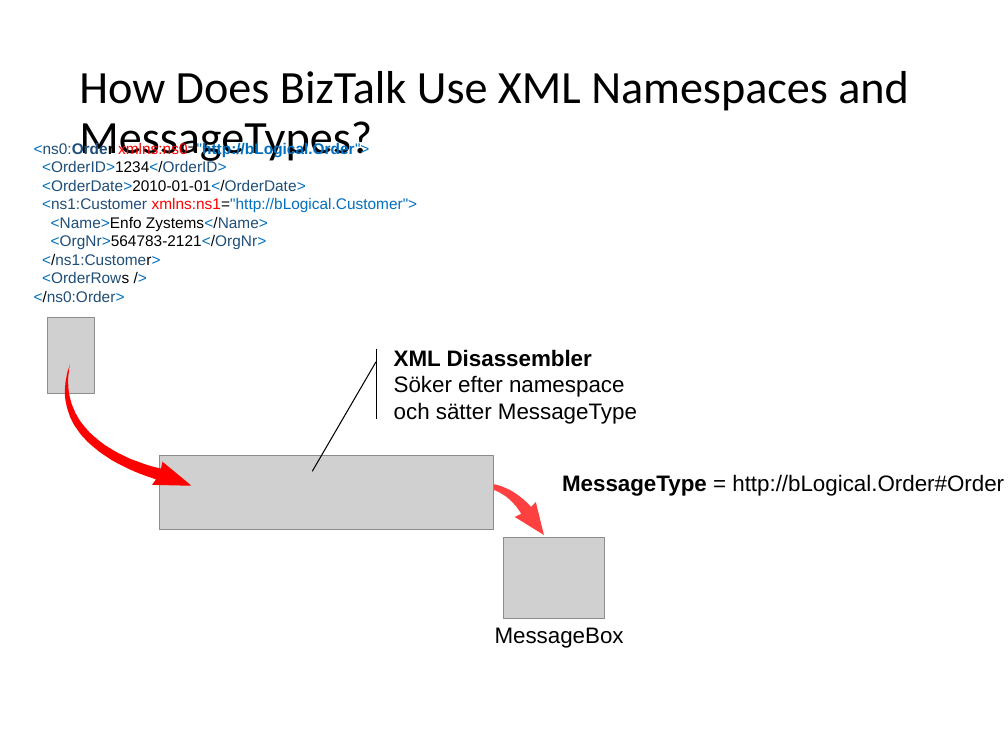
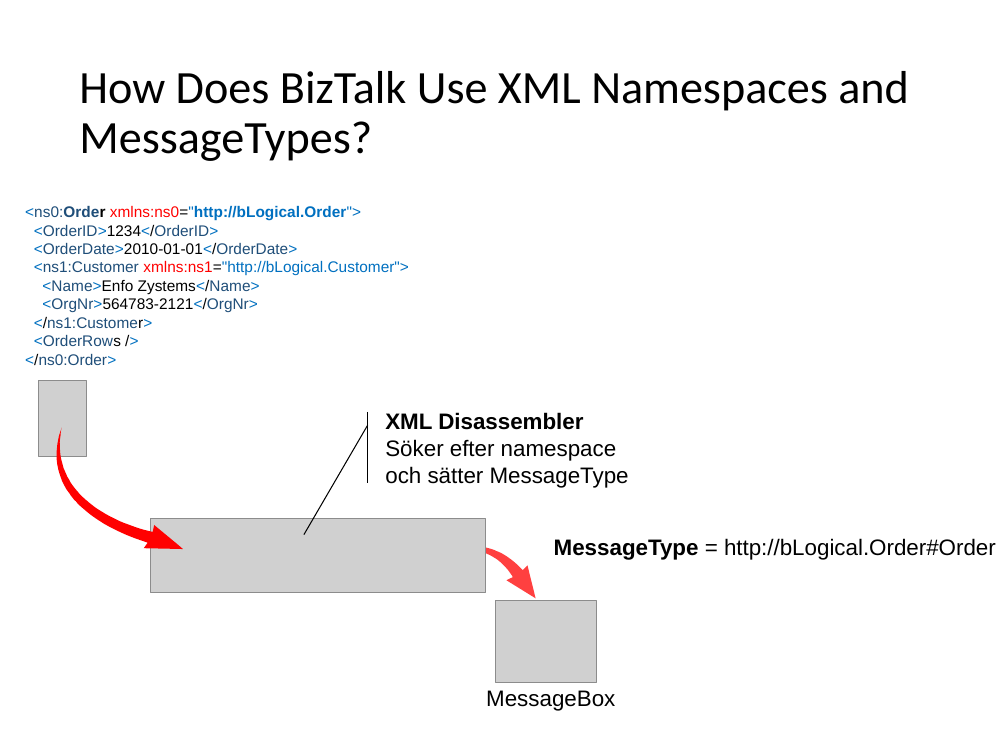
Before and after one commit to wmmihaa/BizTalk-Server---Developing-Integration-Solutions, a slide deck: slide 8 of Slides/Module 2 - Schemas.pptx. Drawn at 1008x756 pixels with LibreOffice and Linux fonts; fonts in the diff are those of the drawing; grey boxes stand for pictures. Boxes give left, top, right and bottom in pixels: in the first picture for what was removed or moved away, otherwise in the second. Text is boxed around its words. In the diff, an @@ line names an element or a change of style, - is before the commit and + after.

```diff
--- a/Slides/Module 2 - Schemas.pptx
+++ b/Slides/Module 2 - Schemas.pptx
@@ picture: place and size @@
-picture at [47, 318, 95, 394]
+picture at [39, 380, 87, 457]
@@ 3 texts, 2 pictures, 2 freeform shapes, 1 accent callout: place and size @@
-3 texts, 2 pictures, 2 freeform shapes, 1 accent callout at [34, 141, 1004, 648]
+3 texts, 2 pictures, 2 freeform shapes, 1 accent callout at [25, 206, 996, 711]
```
Also in this commit, not shown: 2 other slides changed, 1 other file.
